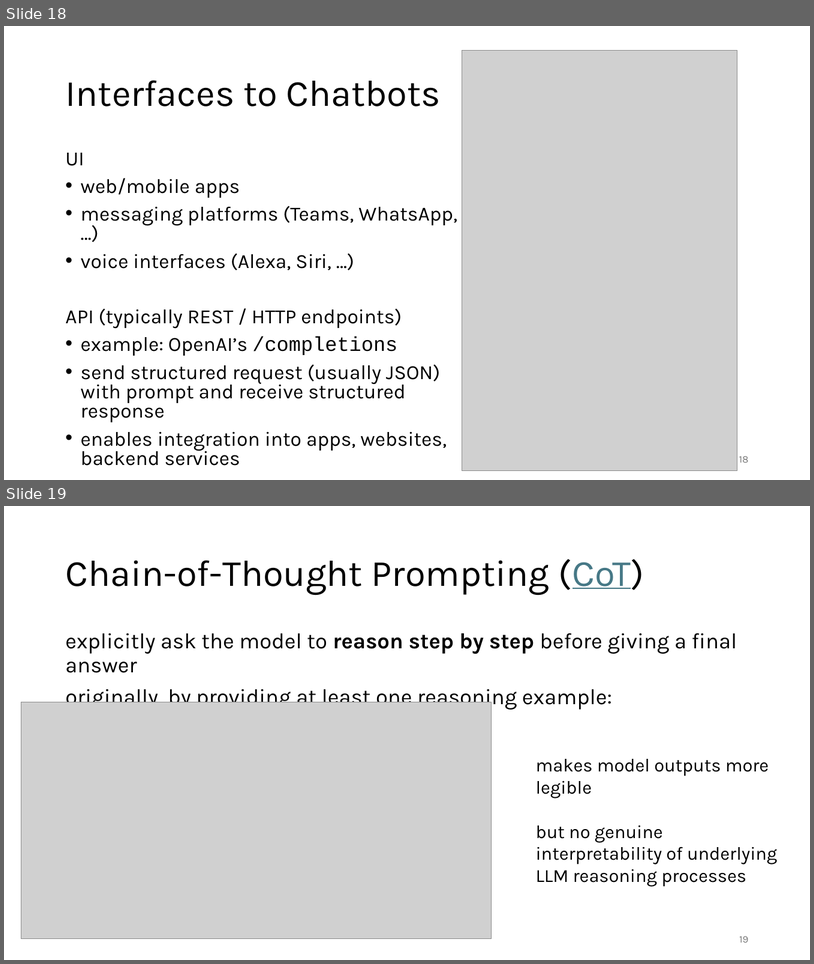
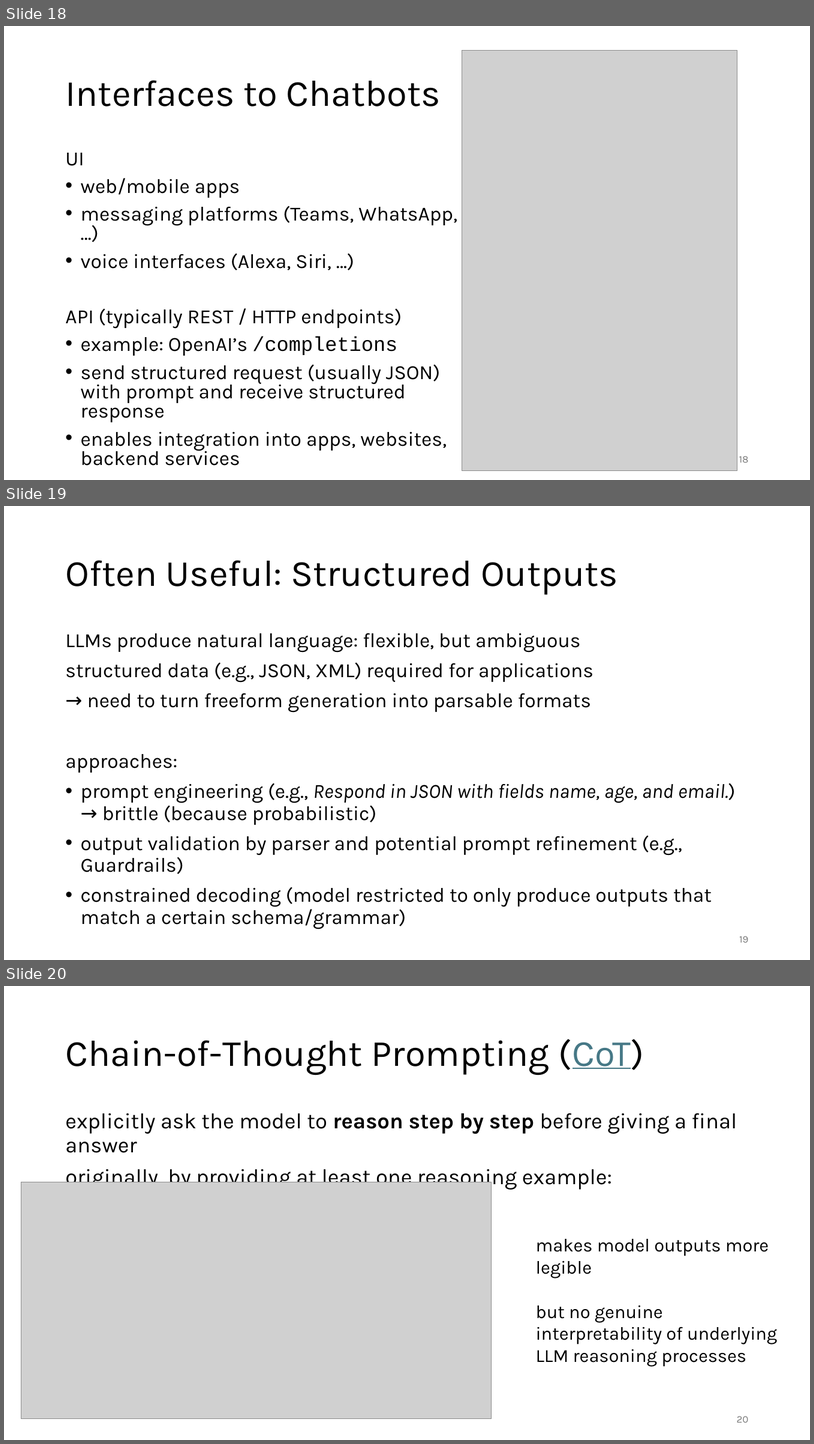
Before and after one commit to FelixWick/language_models, a slide deck: slides/4_context_engineering.pptx. Shown one above the other, each under a label of ours: slides 18 and 19 before the commit, slides 18, 19 and 20 after it. The pictures are 814x964 and 814x1444 pixels, drawn with LibreOffice and Linux fonts; fonts in the diff are those of the drawing; grey boxes stand for pictures. Boxes give left, top, right and bottom in pixels: in the first picture for what was removed or moved away, otherwise in the second. Text is boxed around its words. In the diff, an @@ line names an element or a change of style, - is before the commit and + after.

```diff
--- a/slides/4_context_engineering.pptx
+++ b/slides/4_context_engineering.pptx
@@ slide 19 added at (x1=4, y1=506, x2=810, y2=960), background #FFFFFF @@
@@ title added at (x1=65, y1=560, x2=618, y2=595), 44 pt, text #000000 @@
+Often Useful: Structured Outputs
@@ text added at (x1=65, y1=633, x2=736, y2=928), 24 pt, text #000000 @@
+LLMs produce natural language: flexible, but ambiguous
+structured data (e.g., JSON, XML) required for applications
+→ need to turn freeform generation into parsable formats
+approaches:
+• prompt engineering (e.g., Respond in JSON with fields name, age, and email.) → brittle (because probabilistic)
+• output validation by parser and potential prompt refinement (e.g., Guardrails)
+• constrained decoding (model restricted to only produce outputs that match a certain schema/grammar)
@@ page number added at (x1=740, y1=936, x2=749, y2=942), 12 pt, text #797979 @@
+19
@@ what was slide 19 is now slide 20 @@
@@ page number at (x1=737, y1=1416, x2=749, y2=1422): text changed @@
-19
+20
```
Also in this commit, not shown: 2 other files.
